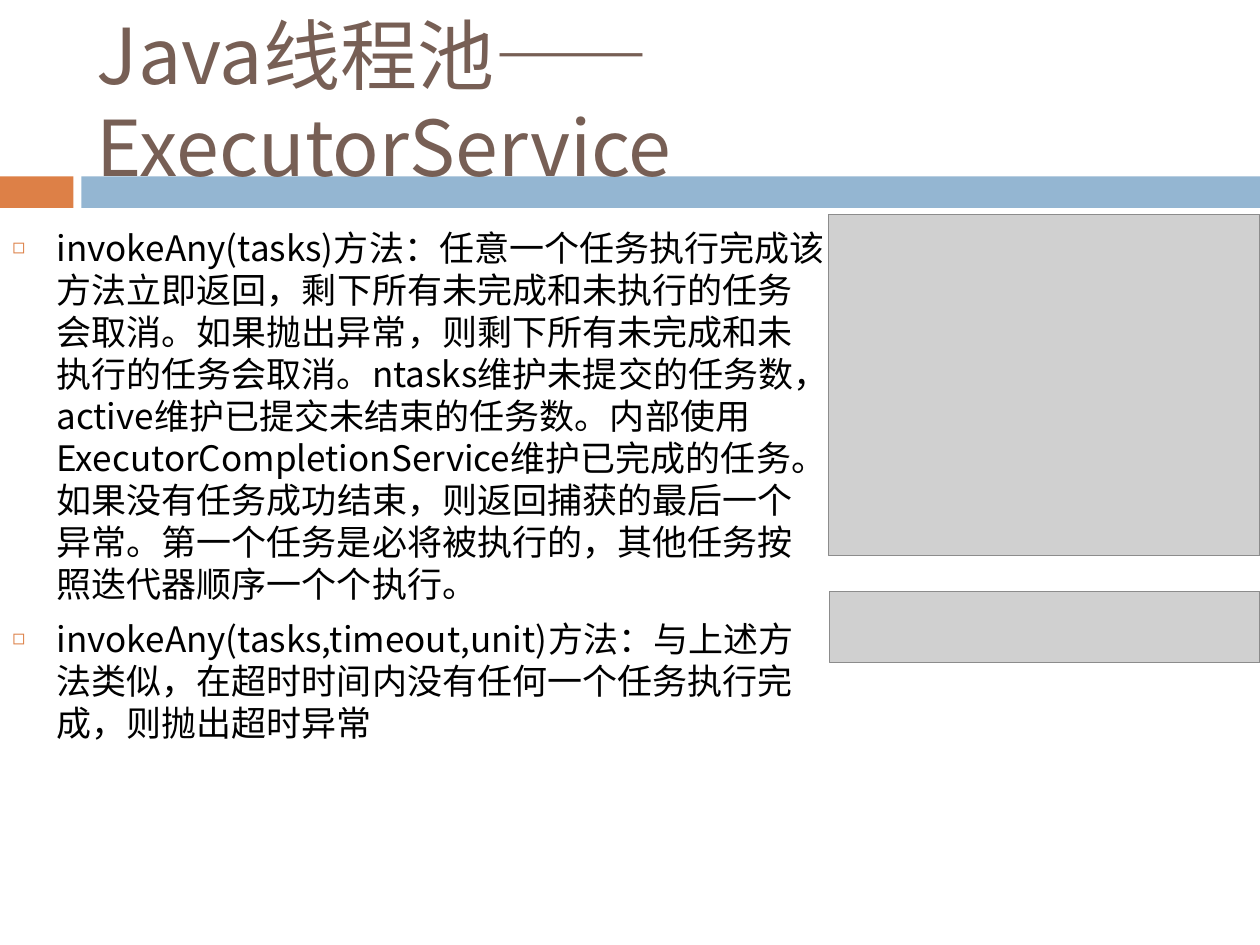
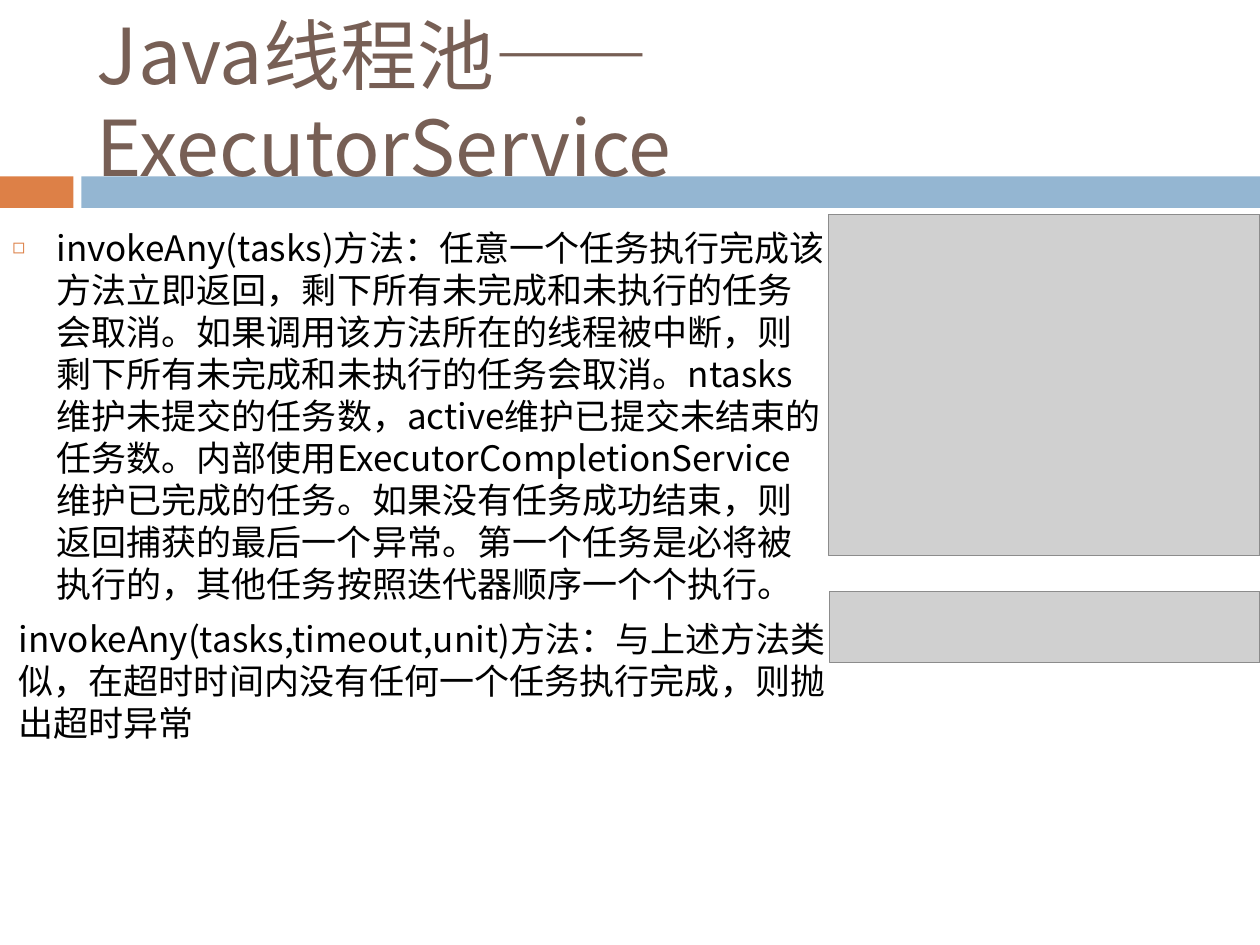
Before and after one commit to Costriod/study, a slide deck: slide 103 of Java基础.pptx. Drawn at 1260x945 pixels with LibreOffice and Linux fonts; fonts in the diff are those of the drawing; grey boxes stand for pictures. Boxes give left, top, right and bottom in pixels: in the first picture for what was removed or moved away, otherwise in the second. Text is boxed around its words. In the diff, an @@ line names an element or a change of style, - is before the commit and + after.

```diff
--- a/Java基础.pptx
+++ b/Java基础.pptx
@@ text at [57,231,825,601]: text changed @@
-◻ invokeAny(tasks)方法：任意一个任务执行完成该方法立即返回，剩下所有未完成和未执行的任务会取消。如果抛出异常，则剩下所有未完成和未执行的任务会取消。ntasks维护未提交的任务数，active维护已提交未结束的任务数。内部使用ExecutorCompletionService维护已完成的任务。如果没有任务成功结束，则返回捕获的最后一个异常。第一个任务是必将被执行的，其他任务按照迭代器顺序一个个执行。
+◻ invokeAny(tasks)方法：任意一个任务执行完成该方法立即返回，剩下所有未完成和未执行的任务会取消。如果调用该方法所在的线程被中断，则剩下所有未完成和未执行的任务会取消。ntasks维护未提交的任务数，active维护已提交未结束的任务数。内部使用ExecutorCompletionService维护已完成的任务。如果没有任务成功结束，则返回捕获的最后一个异常。第一个任务是必将被执行的，其他任务按照迭代器顺序一个个执行。
@@ text at [19,622,826,739]: bullet ◻ to none @@
```
Also in this commit, not shown: 4 other slides changed, 1 other file.
